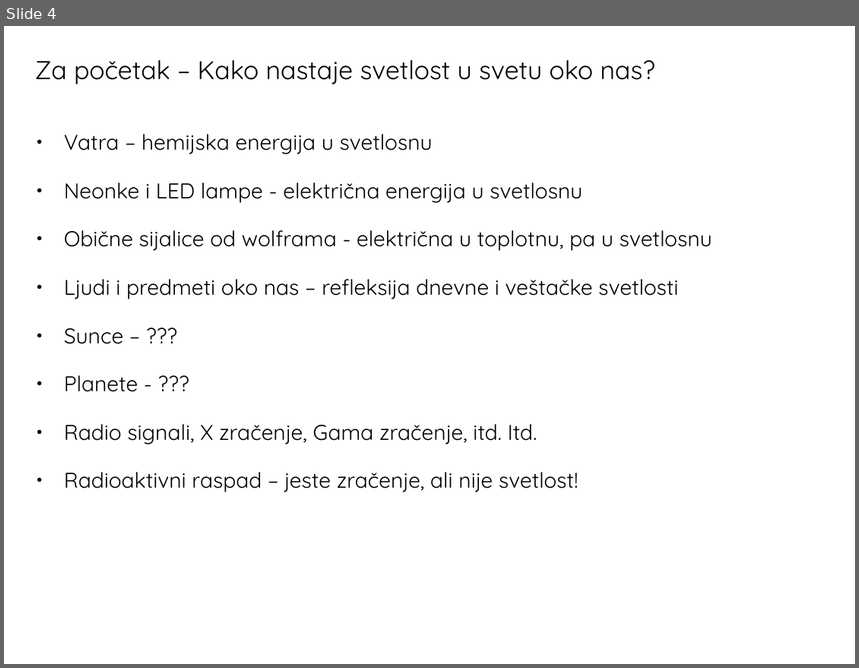
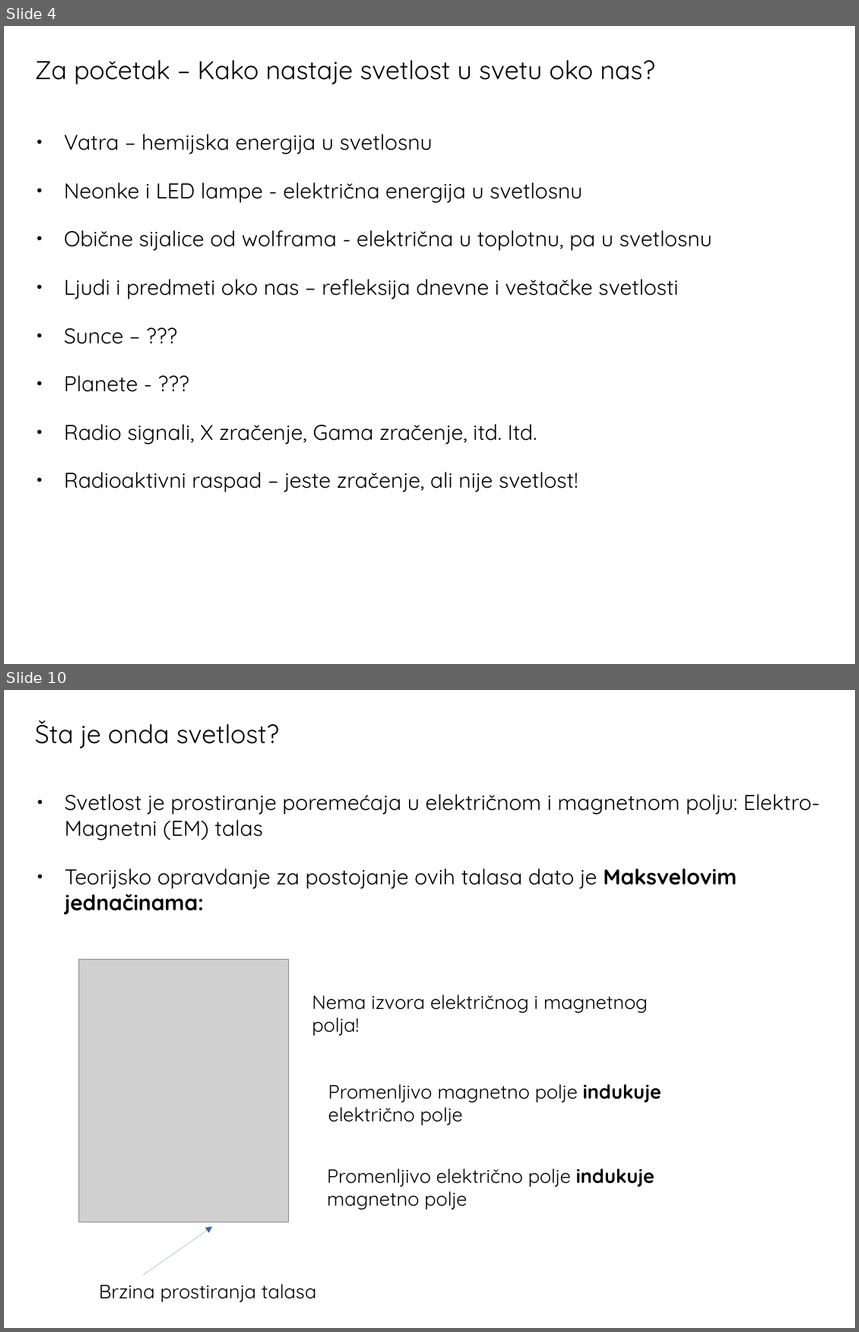
Before and after one commit to ivanzmilic/OPA22, a slide deck: Predavanje_06_EM_zracenje.odp. Shown one above the other, each under a label of ours: slide 4 before the commit, slides 4 and 10 after it; the slides between them are not shown. The pictures are 859x668 and 859x1332 pixels, drawn with LibreOffice and Linux fonts; fonts in the diff are those of the drawing; grey boxes stand for pictures. Boxes give left, top, right and bottom in pixels: in the first picture for what was removed or moved away, otherwise in the second. Text is boxed around its words. In the diff, an @@ line names an element or a change of style, - is before the commit and + after.

```diff
--- a/Predavanje_06_EM_zracenje.odp
+++ b/Predavanje_06_EM_zracenje.odp
@@ slide 10 added at bbox=[4, 690, 855, 1328], background #FFFFFF @@
@@ title added at bbox=[35, 720, 279, 749], 24 pt, text #000000 @@
+Šta je onda svetlost?
@@ text added at bbox=[65, 794, 820, 915], 20 pt, text #000000 @@
+● Svetlost je prostiranje poremećaja u električnom i magnetnom polju: Elektro-Magnetni (EM) talas
+● Teorijsko opravdanje za postojanje ovih talasa dato je Maksvelovim jednačinama:
@@ picture added at bbox=[79, 960, 289, 1223] @@
@@ text added at bbox=[312, 995, 648, 1036], 18 pt, text #000000 @@
+Nema izvora električnog i magnetnog polja!
@@ text added at bbox=[329, 1084, 661, 1125], 18 pt, text #000000 @@
+Promenljivo magnetno polje indukuje električno polje
@@ text added at bbox=[327, 1169, 655, 1210], 18 pt, text #000000 @@
+Promenljivo električno polje indukuje magnetno polje
@@ arrow added from (143, 1275) to (212, 1227), #3465A4 0 pt @@
@@ text added at bbox=[99, 1284, 316, 1303], 18 pt, text #000000 @@
+Brzina prostiranja talasa
```
Also in this commit, not shown: 1 slide changed, 4 other slides added.
